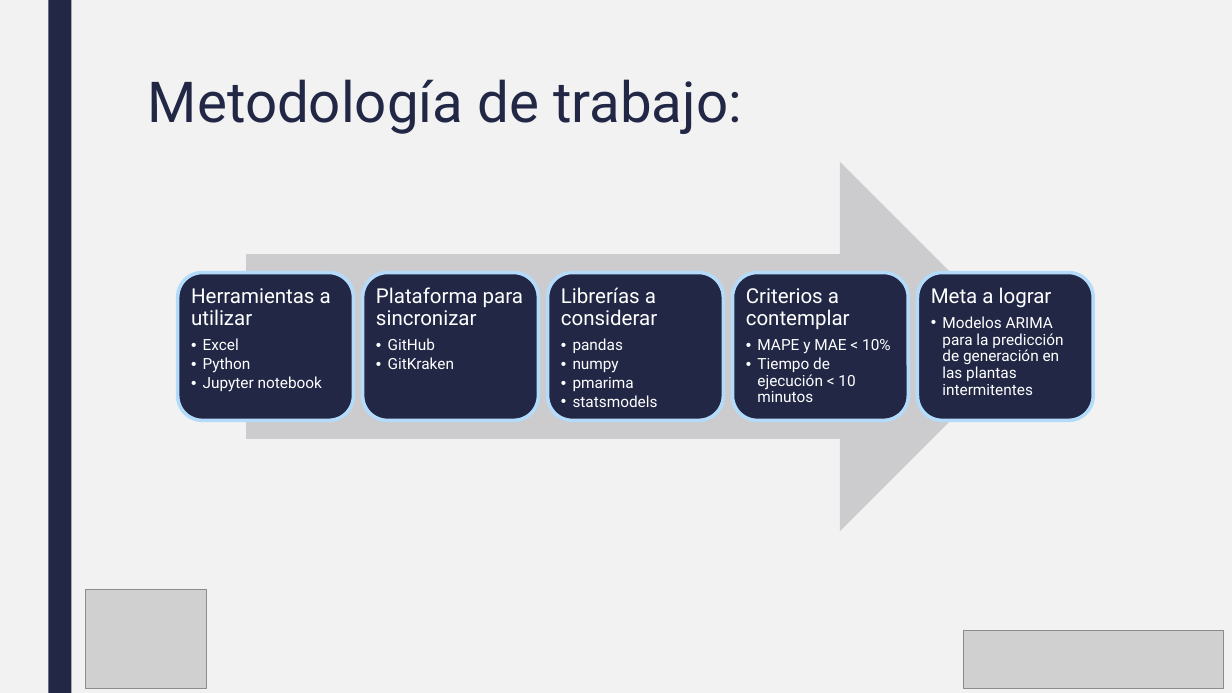
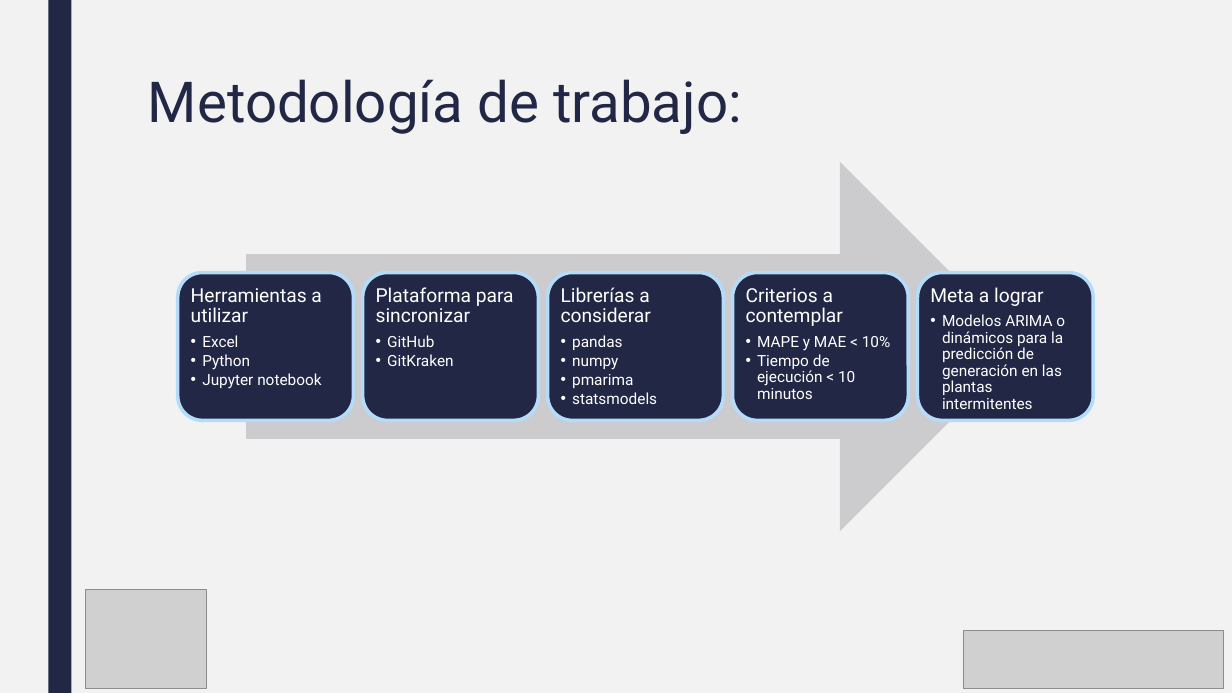
Before and after one commit to oscaralfonso17/Plantas_Intermitentes, a slide deck: slide 6 of Objetivos.pptx. Drawn at 1232x693 pixels with LibreOffice and Linux fonts; fonts in the diff are those of the drawing; grey boxes stand for pictures. Boxes give left, top, right and bottom in pixels: in the first picture for what was removed or moved away, otherwise in the second. Text is boxed around its words. In the diff, an @@ line names an element or a change of style, - is before the commit and + after.

```diff
--- a/Objetivos.pptx
+++ b/Objetivos.pptx
@@ text at bbox=[191, 288, 321, 322]: size 16 to 15 pt in "Herramientas a utilizar" @@
@@ text at bbox=[376, 287, 514, 322]: size 16 to 15 pt in "Plataforma para sincronizar" @@
@@ text at bbox=[561, 287, 651, 322]: size 16 to 15 pt in "Librerías a considerar" @@
@@ text at bbox=[746, 288, 843, 326]: size 16 to 15 pt in "Criterios a contemplar" @@
@@ text at bbox=[930, 287, 1044, 306]: size 16 to 15 pt in "Meta a lograr" @@
@@ text at bbox=[942, 314, 1065, 409]: text changed @@
-  • Modelos ARIMA para la predicción de generación en las plantas intermitentes
+  • Modelos ARIMA o dinámicos para la predicción de generación en las plantas intermitentes
```
Also in this commit, not shown: 2 other slides changed, 1 other file.
